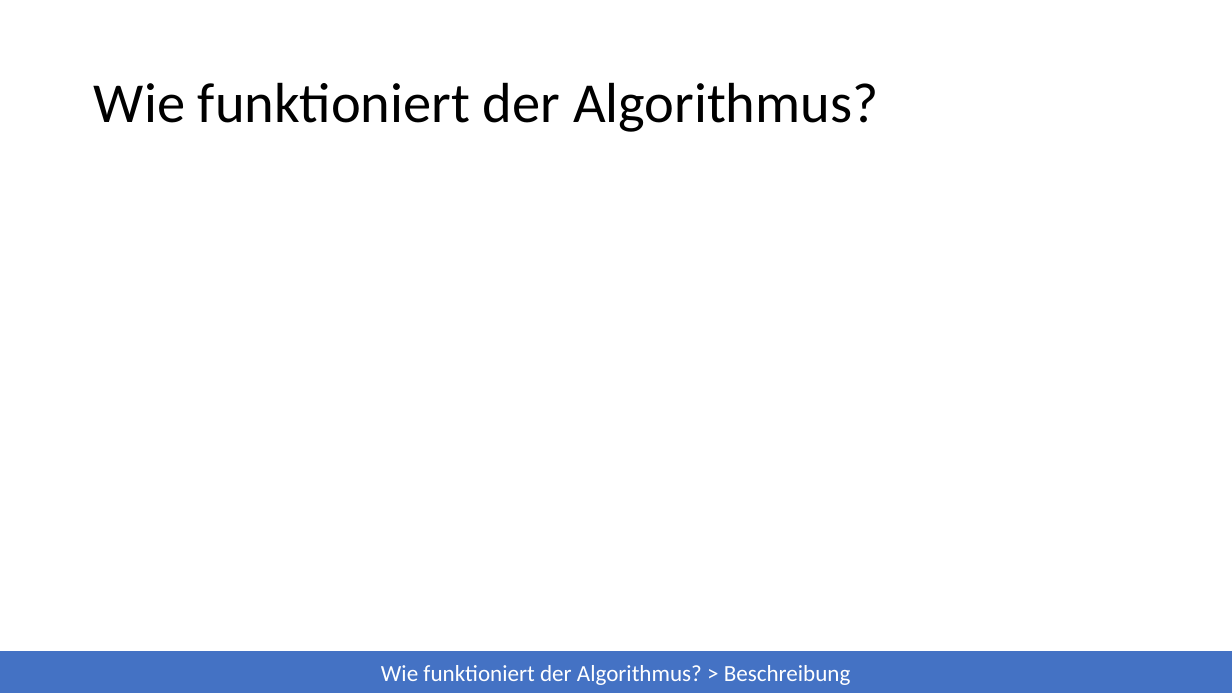
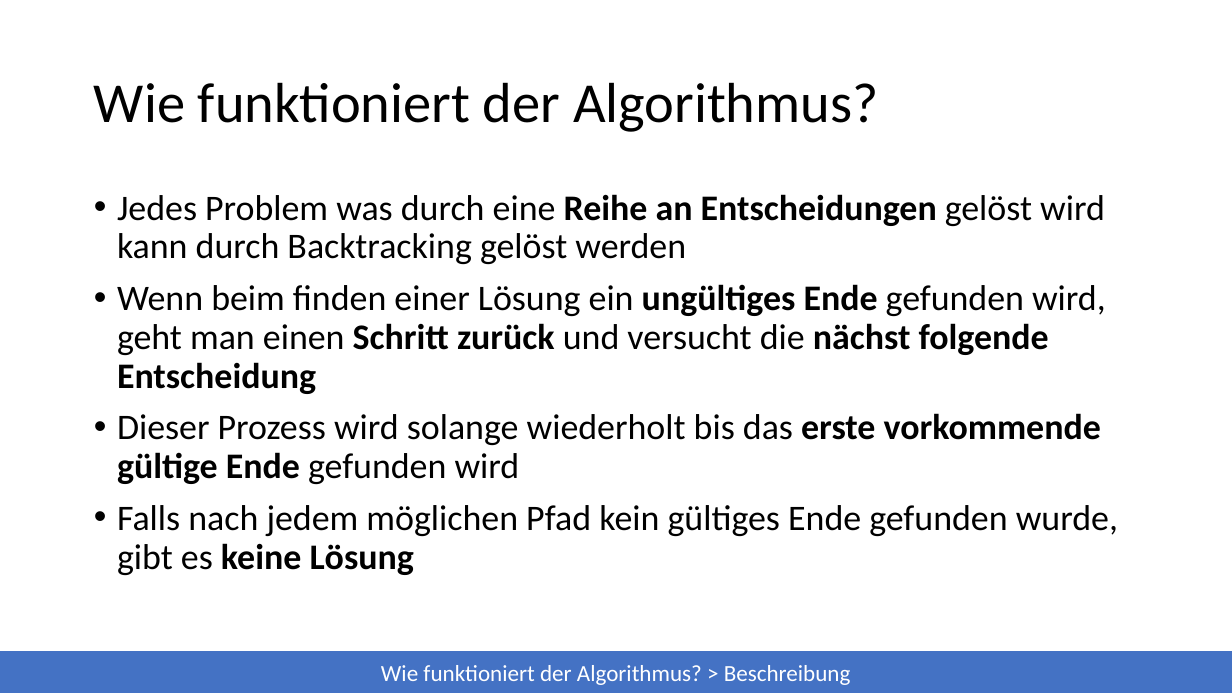
Before and after one commit to 7rebux/backtracking, a slide deck: slide 3 of _presentation/main.pptx. Drawn at 1232x693 pixels with LibreOffice and Linux fonts; fonts in the diff are those of the drawing. Boxes give left, top, right and bottom in pixels: in the first picture for what was removed or moved away, otherwise in the second. Text is boxed around its words. In the diff, an @@ line names an element or a change of style, - is before the commit and + after.

```diff
--- a/_presentation/main.pptx
+++ b/_presentation/main.pptx
@@ text added at <box>117,194,1118,575</box>, 28 pt, text #000000 @@
+• Jedes Problem was durch eine Reihe an Entscheidungen gelöst wird kann durch Backtracking gelöst werden
+• Wenn beim finden einer Lösung ein ungültiges Ende gefunden wird, geht man einen Schritt zurück und versucht die nächst folgende Entscheidung
+• Dieser Prozess wird solange wiederholt bis das erste vorkommende gültige Ende gefunden wird
+• Falls nach jedem möglichen Pfad kein gültiges Ende gefunden wurde, gibt es keine Lösung
```
Also in this commit, not shown: 2 other slides changed, 11 slides added, 8 other files.
